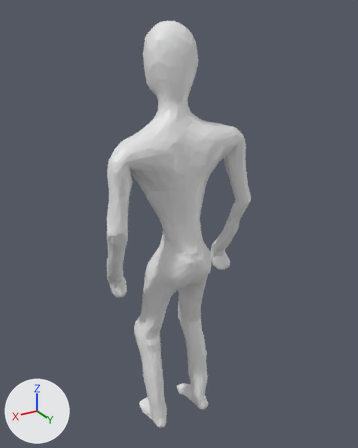
Two versions of the FBX model Assets/Characters/Prefabs/Mayan/Mayan.fbx, one commit apart.
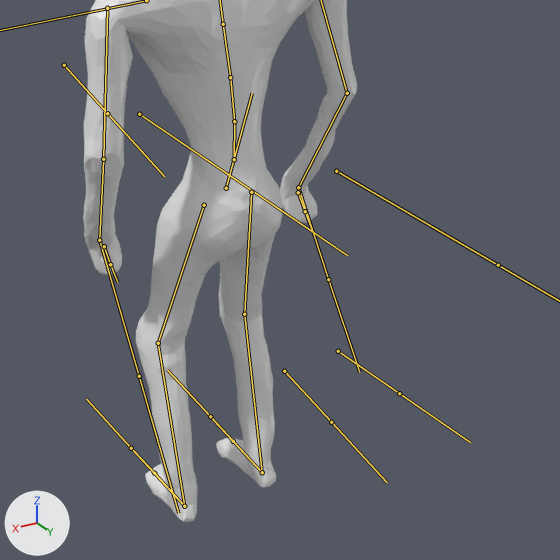
Old and new are each drawn whole from a 50 mm lens placed at (0.954, 1.605, 1.792), pointed at (-0.03, -0.036, 0.971) and again close up on the part from 17% to 100% of the width and 34% to 100% of the height. The axes (+X, +Y, +Z) are drawn at lower left. The lights are the same throughout. Both versions are drawn at frame 1 of the action 'MayanArm|Cast'; the numbers are the values there. The bones that bend it are drawn over the model as lines in the close-ups.

In view in the first close-up: 'Mayan'.
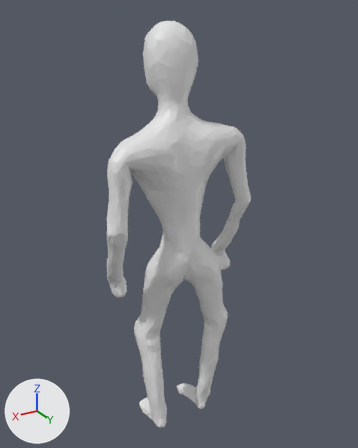
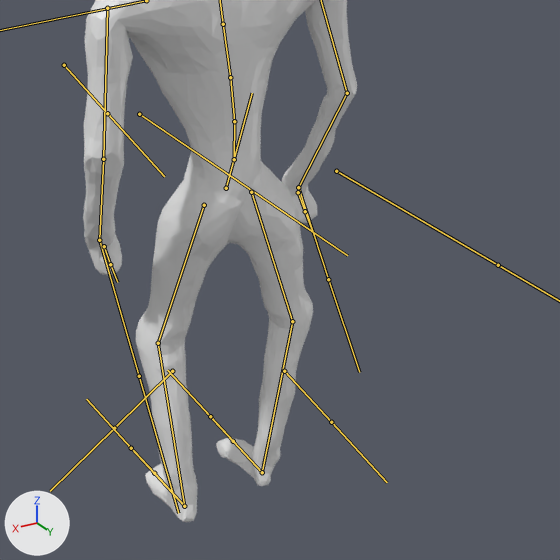
Boxes [x1, y1, x2, y2] around the edits, measured in the close-ups (560 x 560 px):
'Mayan', posed: [83, 0, 357, 522] in both
bone 'UpperLeg.r', root to tip: before (251, 192) to (244, 314); after (251, 192) to (292, 321)

What changed in the scene script:
```text
Change bone_upperleg_r:
    where bone_upperleg_r = bpy.data.objects['MayanArm'].pose.bones['UpperLeg.r']  # child of 'LowerBody'
    bone_upperleg_r.rotation_quaternion: (0.996, -0.085, 0.014, 0.031) -> (0.833, -0.047, 0.539, 0.12)  # degrees (-10, 2, 3) -> degrees (7, 65, 21)
Change bone_foot_r:
    where bone_foot_r = bpy.data.objects['MayanArm'].pose.bones['Foot.r']  # child of 'LowerLeg.r'
    bone_foot_r.rotation_quaternion: (0.991, -0.13, -0.019, 0.007) -> (0.823, -0.226, -0.143, -0.502)  # degrees (-15, -2, 1) -> degrees (-15, -27, -59)
```
